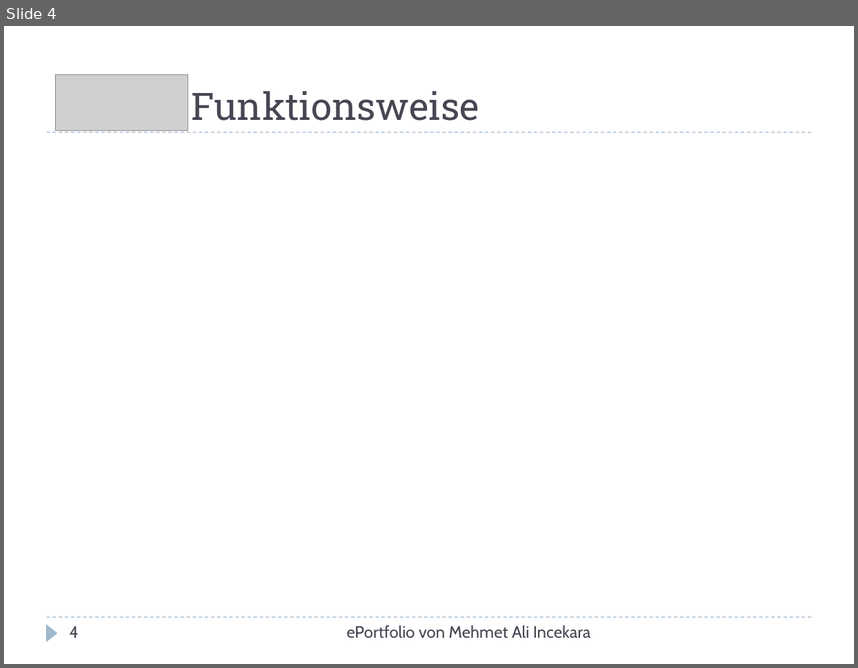
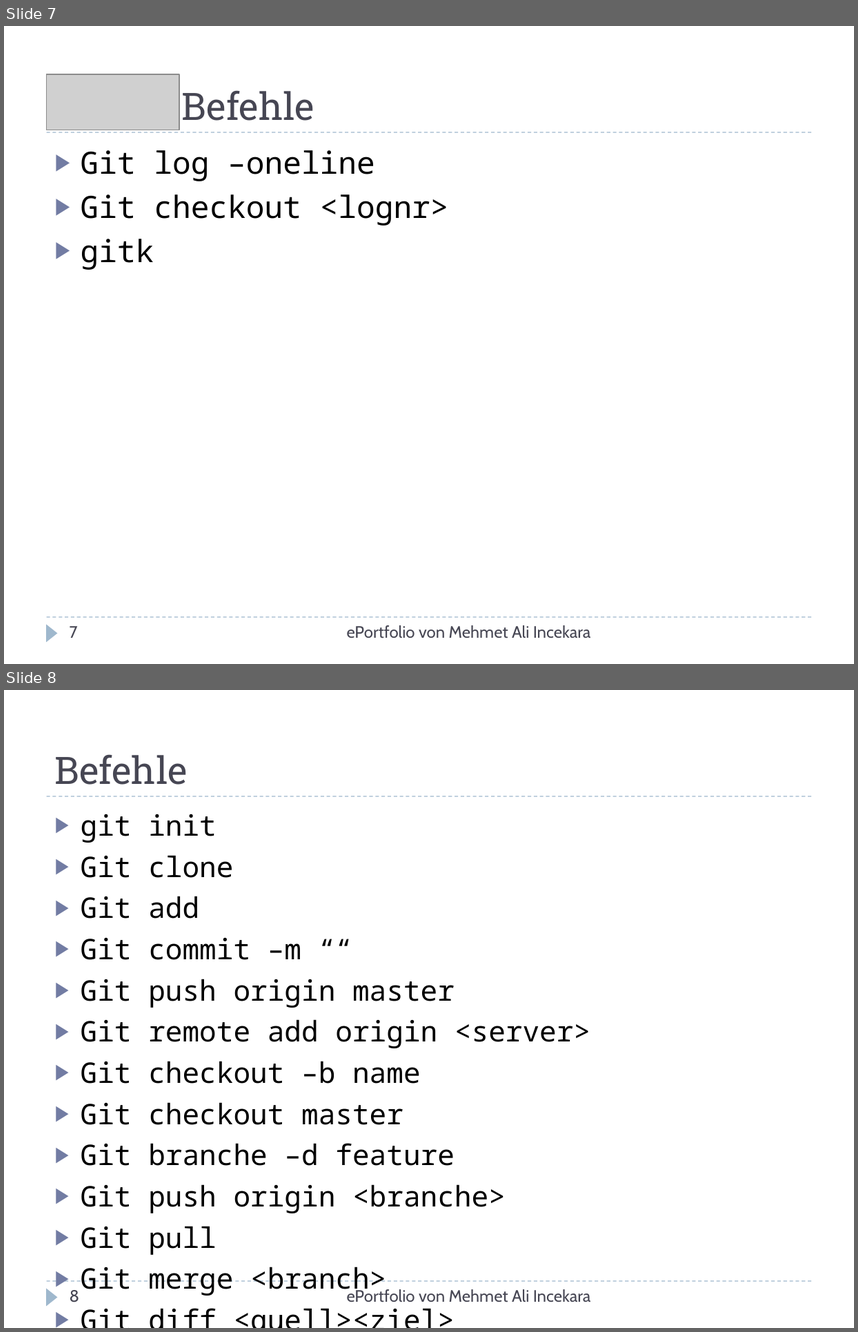
Before and after one commit to xnappy/ePortfolio, a slide deck: Git-und-GitHub.pptx. Shown one above the other, each under a label of ours: slide 4 before the commit, slides 7 and 8 after it. The pictures are 858x668 and 858x1332 pixels, drawn with LibreOffice and Linux fonts; fonts in the diff are those of the drawing; grey boxes stand for pictures. Boxes give left, top, right and bottom in pixels: in the first picture for what was removed or moved away, otherwise in the second. Text is boxed around its words. In the diff, an @@ line names an element or a change of style, - is before the commit and + after.

```diff
--- a/Git-und-GitHub.pptx
+++ b/Git-und-GitHub.pptx
@@ slide 8 added at <box>4,690,854,1328</box>, background #FFFFFF; not listed: 3 template elements that a slide beside it also shows @@
@@ title added at <box>55,754,188,785</box>, 32 pt, text #464653 @@
+Befehle
@@ text added at <box>81,814,590,1297</box>, 24.1 pt, text #000000 @@
+▶ git init
+▶ Git clone
+▶ Git add
+▶ Git commit –m ““
+▶ Git push origin master
+▶ Git remote add origin <server>
+▶ Git checkout –b name
+▶ Git checkout master
+▶ Git branche –d feature
+▶ Git push origin <branche>
+▶ Git pull
+▶ Git merge <branch>
+▶ Git diff <quell><ziel>
@@ page number added at <box>70,1290,80,1302</box>, 14 pt, text #464653 @@
+8
@@ text added at <box>347,1287,591,1302</box>, 14 pt, text #464653 @@
+ePortfolio von Mehmet Ali Incekara
@@ what was slide 4 is now slide 7 @@
@@ slide 7 changed as well @@
@@ picture: place and size @@
-picture at <box>55,74,188,131</box>
+picture at <box>47,74,179,131</box>
@@ title at <box>182,90,314,121</box>: text changed @@
-- Funktionsweise
+- Befehle
@@ text added at <box>81,150,449,270</box>, 26 pt, text #000000 @@
+▶ Git log –oneline
+▶ Git checkout <lognr>
+▶ gitk
@@ page number at <box>70,626,78,637</box>: text changed @@
-4
+7
```
Also in this commit, not shown: 6 other slides changed, 1 other slide added.
